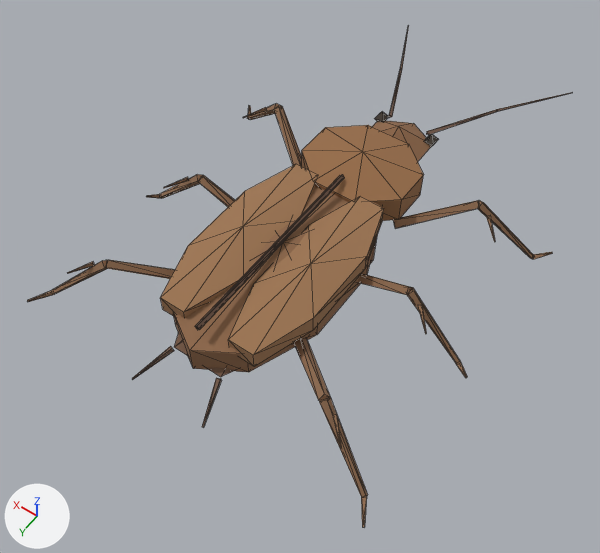
The glTF model assets/entities/cockroach/model/cockroach.glb, before and after one commit.
Before and after are seen from a 50 mm camera at (-0.0672, 0.1159, 0.1465) aimed at (0.0009, 0.0206, -0.0034). The axes (+X, +Y, +Z) are drawn at lower left. The lights are the same throughout. The picture after the commit comes second. Mesh edges are drawn as thin lines.

The scene before the commit, as lines of its bpy script (objects in view):
```python
mat_cockroach = bpy.data.materials.new('cockroach')
mat_cockroach.use_nodes = True; mat_cockroach.node_tree.nodes.clear()
_N = mat_cockroach.node_tree.nodes; _L = mat_cockroach.node_tree.links
n0 = _N.new('ShaderNodeBsdfPrincipled'); n0.name = 'Principled BSDF'
n0.inputs[2].default_value = 1.0  # 'Roughness'
n1 = _N.new('ShaderNodeOutputMaterial'); n1.name = 'Material Output'
n2 = _N.new('ShaderNodeMix'); n2.name = 'Mix'
n2.data_type = 'RGBA'
n2.blend_type = 'MULTIPLY'
n2.inputs[0].default_value = 1.0  # 'Factor'
n3 = _N.new('ShaderNodeVertexColor'); n3.name = 'Color Attribute'
n4 = _N.new('ShaderNodeTexImage'); n4.name = 'Image Texture'
n4.image = img_image_0
n4.extension = 'EXTEND'
_L.new(n0.outputs[0], n1.inputs[0])  # 'BSDF' to 'Surface'
_L.new(n2.outputs[2], n0.inputs[0])  # 'Result' to 'Base Color'
_L.new(n3.outputs[0], n2.inputs[7])  # 'Color' to 'B'
_L.new(n4.outputs[0], n2.inputs[6])  # 'Color' to 'A'
me_cockroach = bpy.data.meshes.new('cockroach')
me_cockroach.from_pydata(...)  # 318 vertices, 480 faces; spans x -0.0437..0.0437, y -0.0661..0.0661, z 0.0..0.0186
me_cockroach.materials.append(mat_cockroach)
ob_cockroach_mesh = bpy.data.objects.new('cockroach_mesh', me_cockroach)
ob_cockroach_mesh.location = (0.0, 0.0, 0.0)
```
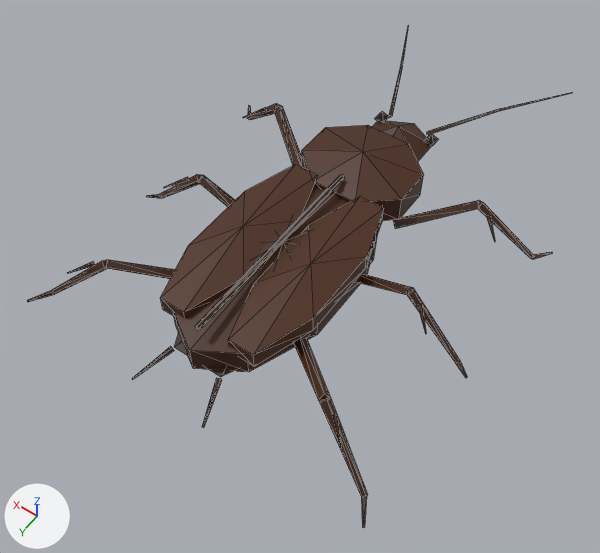
Changed parts and their boxes [x1, y1, x2, y2] in the pictures (600 x 553 px):
'cockroach_mesh', recoloured (darker)
    both: [27, 61, 555, 528]

What changed in the scene script:
```text
Change mat_cockroach:
    where n0 = _N.new('ShaderNodeBsdfPrincipled'); n0.name = 'Principled BSDF'
    n0.inputs[2].default_value: 1.0 -> 0.48  # 'Roughness'
    where n2 = _N.new('ShaderNodeMix'); n2.name = 'Mix'
    add n2.inputs[7].default_value = (0.223, 0.125, 0.0857, 1.0)  # 'B', brown #826353
    add n5 = _N.new('ShaderNodeMix'); n5.name = 'Mix.001'
    add n5.data_type = 'RGBA'
    add n5.blend_type = 'MULTIPLY'
    add n5.inputs[0].default_value = 1.0  # 'Factor'
    where n3 = _N.new('ShaderNodeVertexColor'); n3.name = 'Color Attribute'
    where n4 = _N.new('ShaderNodeTexImage'); n4.name = 'Image Texture'
    remove _L.new(n3.outputs[0], n2.inputs[7])  # 'Color' to 'B'
    remove _L.new(n4.outputs[0], n2.inputs[6])  # 'Color' to 'A'
    add _L.new(n5.outputs[2], n2.inputs[6])  # 'Result' to 'A'
    add _L.new(n3.outputs[0], n5.inputs[7])  # 'Color' to 'B'
    add _L.new(n4.outputs[0], n5.inputs[6])  # 'Color' to 'A'
```
